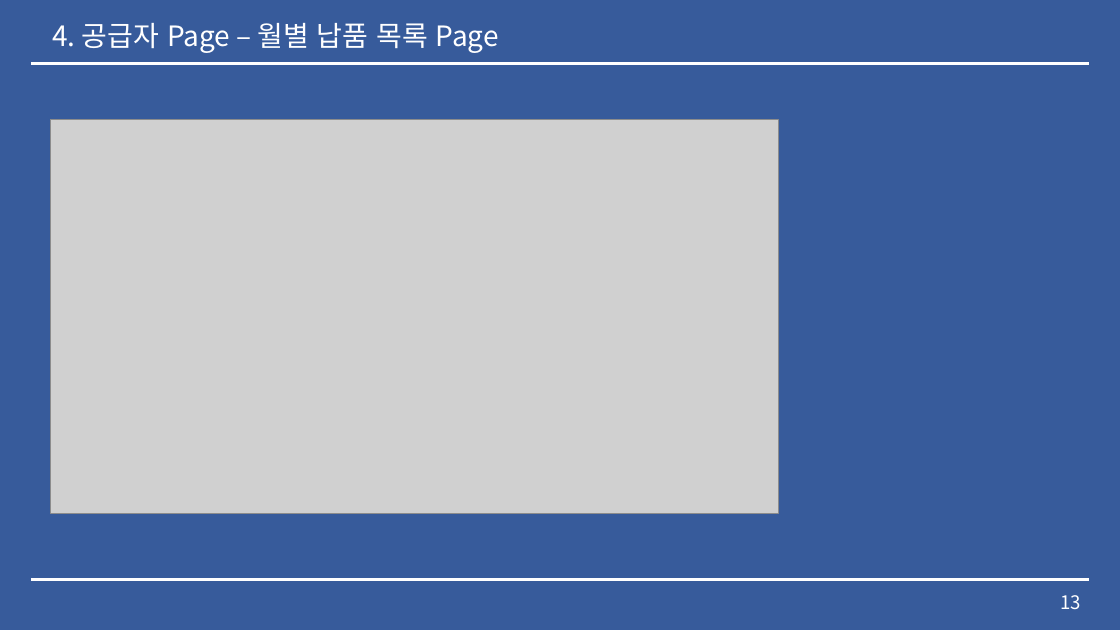
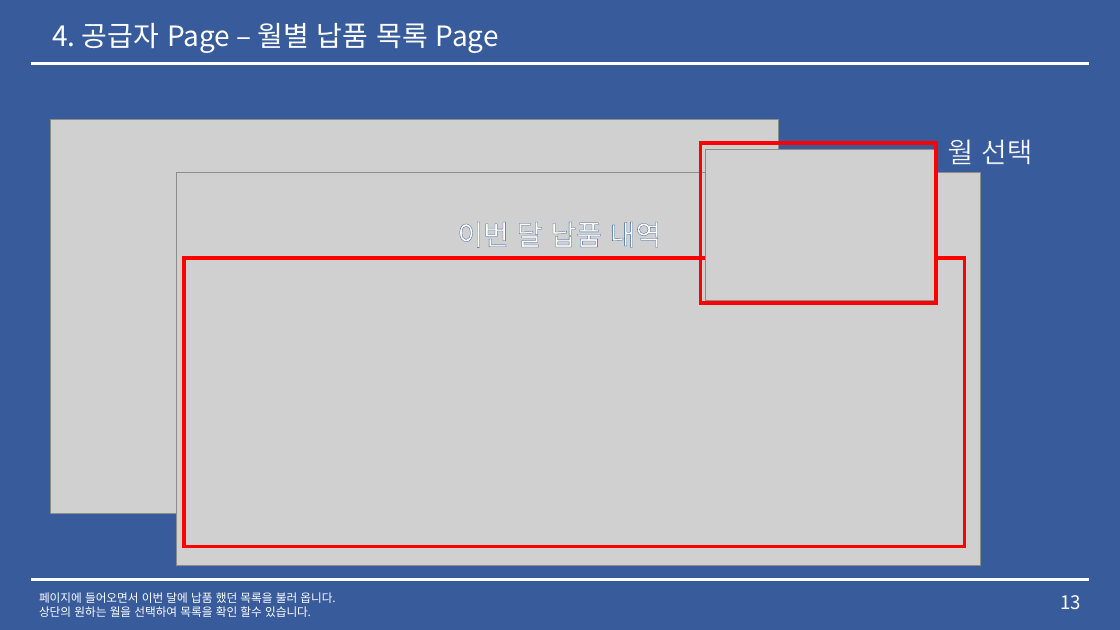
Before and after one commit to lx9203/fulfillmentBlue, a slide deck: slide 13 of Fulfillment 중간발표.pptx. Drawn at 1120x630 pixels with LibreOffice and Linux fonts; fonts in the diff are those of the drawing; grey boxes stand for pictures. Boxes give left, top, right and bottom in pixels: in the first picture for what was removed or moved away, otherwise in the second. Text is boxed around its words. In the diff, an @@ line names an element or a change of style, - is before the commit and + after.

```diff
--- a/Fulfillment 중간발표.pptx
+++ b/Fulfillment 중간발표.pptx
@@ rectangle added at [701, 143, 936, 302], outline #FF0000 3 pt @@
@@ text added at [947, 139, 1033, 165], 24 pt, text #FFFFFF @@
+월 선택
@@ picture added at [176, 173, 981, 566] @@
@@ picture added at [706, 150, 935, 301] @@
@@ text added at [457, 222, 662, 248], 24 pt, text #FFFFFF @@
+이번 달 납품 내역
@@ rectangle added at [184, 258, 965, 546], outline #FF0000 3 pt @@
@@ text added at [39, 592, 335, 617], 10 pt, text #FFFFFF @@
+페이지에 들어오면서 이번 달에 납품 했던 목록을 불러 옵니다.
+상단의 원하는 월을 선택하여 목록을 확인 할수 있습니다.
```
Also in this commit, not shown: 9 other slides changed, 4 other files.
